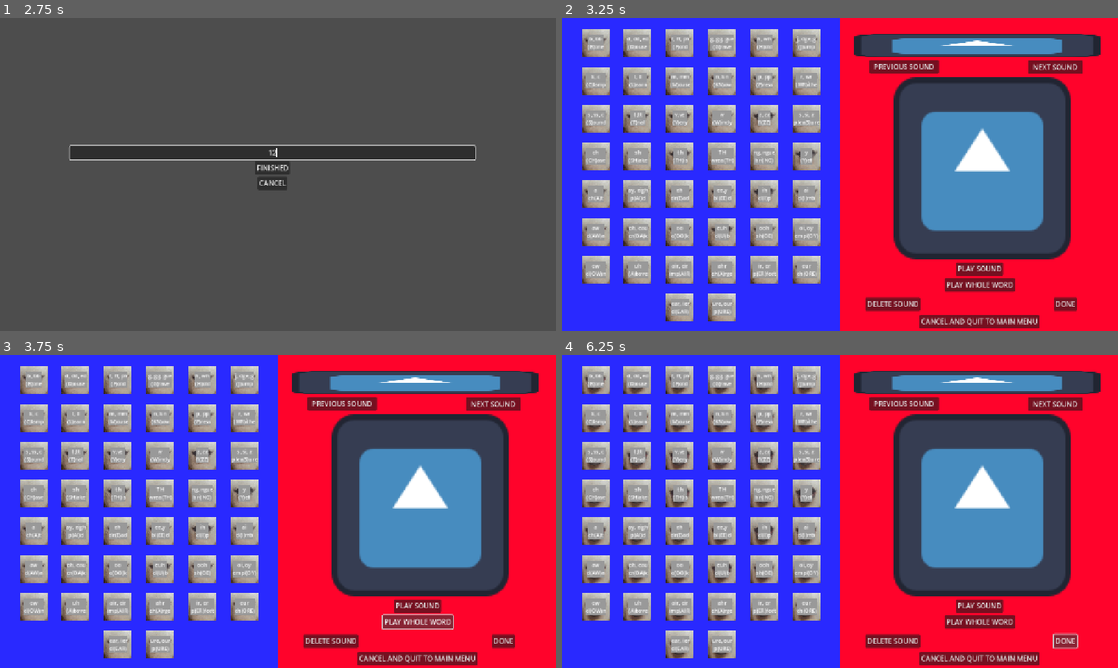
Above: before the commit, frames 1-4 (two rows, left to right).
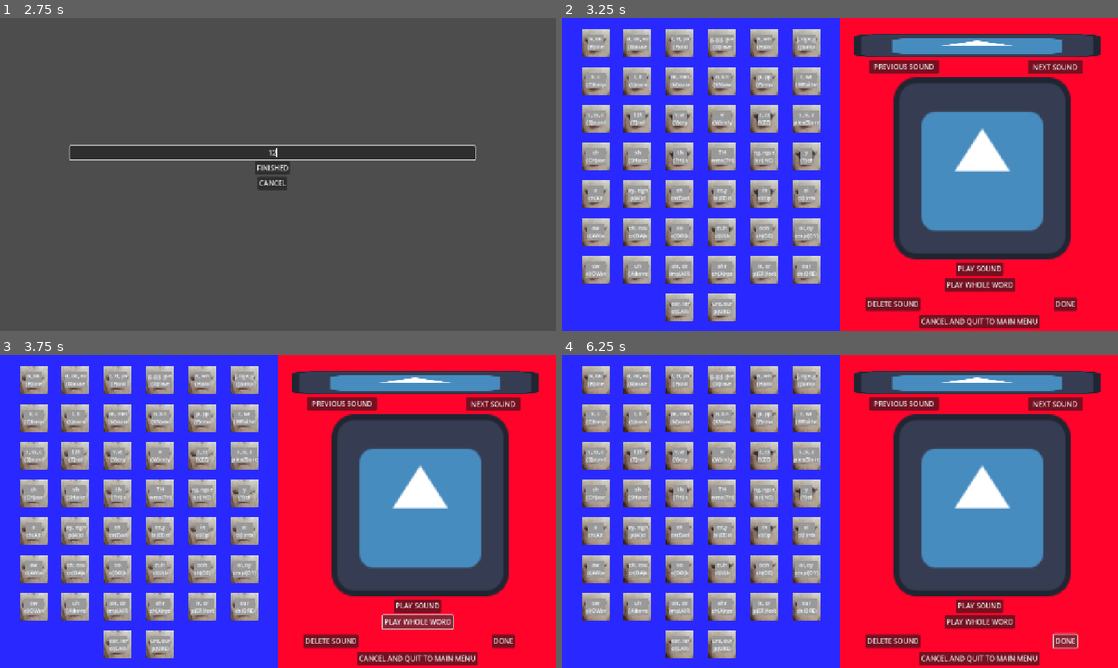
Above: after the commit, the same moments.

Repository: sym-z/phonetic-hangman
Game: Godot game, scene res://scenes/main_menu/main_menu.tscn
The game is run twice, just before and just after one commit, with the same random seed, the same clock (stepped at 60 frames per second) and the same inputs. The project has no main scene, so this scene is started directly. The engine's default icon, where the game draws it, is replaced by a stand-in: a white triangle on a blue panel in a dark square. Sound files missing from this copy of the repository are replaced by a short silence.
Inputs (mouse positions are in pixels of both pictures, inside the frame that each line leads up to):
- Up to frame 1 (2.75 s): click "Decode A Random Message" at 0.5 s; click "Encode A Message" at 1.25 s; click (272, 152) at 2.02 s; type "12" at 2.1 s
- Up to frame 2 (3.25 s): click "FINISHED" at 2.75 s
- Up to frame 3 (3.75 s): click "PLAY WHOLE WORD" at 3.5 s
- Up to frame 4 (6.25 s): click "PLAY WHOLE WORD" at 4.25 s; click "DONE" at 5 s; click "DONE" at 5.75 s

Frame 1 is identical in both runs. In frame 2, 0.8% of the frame differs, in the area x 3-47%, y 6-97%; in frame 3, 2.1%; in frame 4, 3.5%, in the area x 3-47%, y 4-97%.

Commit message:
Change default framerate, plans for next time

Diff:
--- a/src/assets/sprite_frames/0-B.tres
+++ b/src/assets/sprite_frames/0-B.tres
@@ -189,5 +189,5 @@
 }],
 "loop": true,
 "name": &"default",
-"speed": 5.0
+"speed": 15.0
 }]
--- a/src/prefabs/phoneme_selection/phoneme_selection.tscn
+++ b/src/prefabs/phoneme_selection/phoneme_selection.tscn
@@ -41,7 +41,6 @@
 scale = Vector2(0.198142, 0.284444)
 sprite_frames = ExtResource("2_mi4rm")
 autoplay = "default"
-frame_progress = 0.224674
 centered = false
 
 [node name="Tips" type="Control" parent="."]
--- a/src/scenes/word_guesser/word_guesser.gd
+++ b/src/scenes/word_guesser/word_guesser.gd
@@ -55,6 +55,7 @@
 
 #region Phoneme Selection
 func phoneme_selected():
+	#TODO: CHANGE THE ANIMATION ON THE BOTTOM RIGHT
 	if current_selection != NO_SELECTION:
 		# Assign sound, frames and text on click
 		selected_letters.text = Libraries.letter_lib[current_selection]
